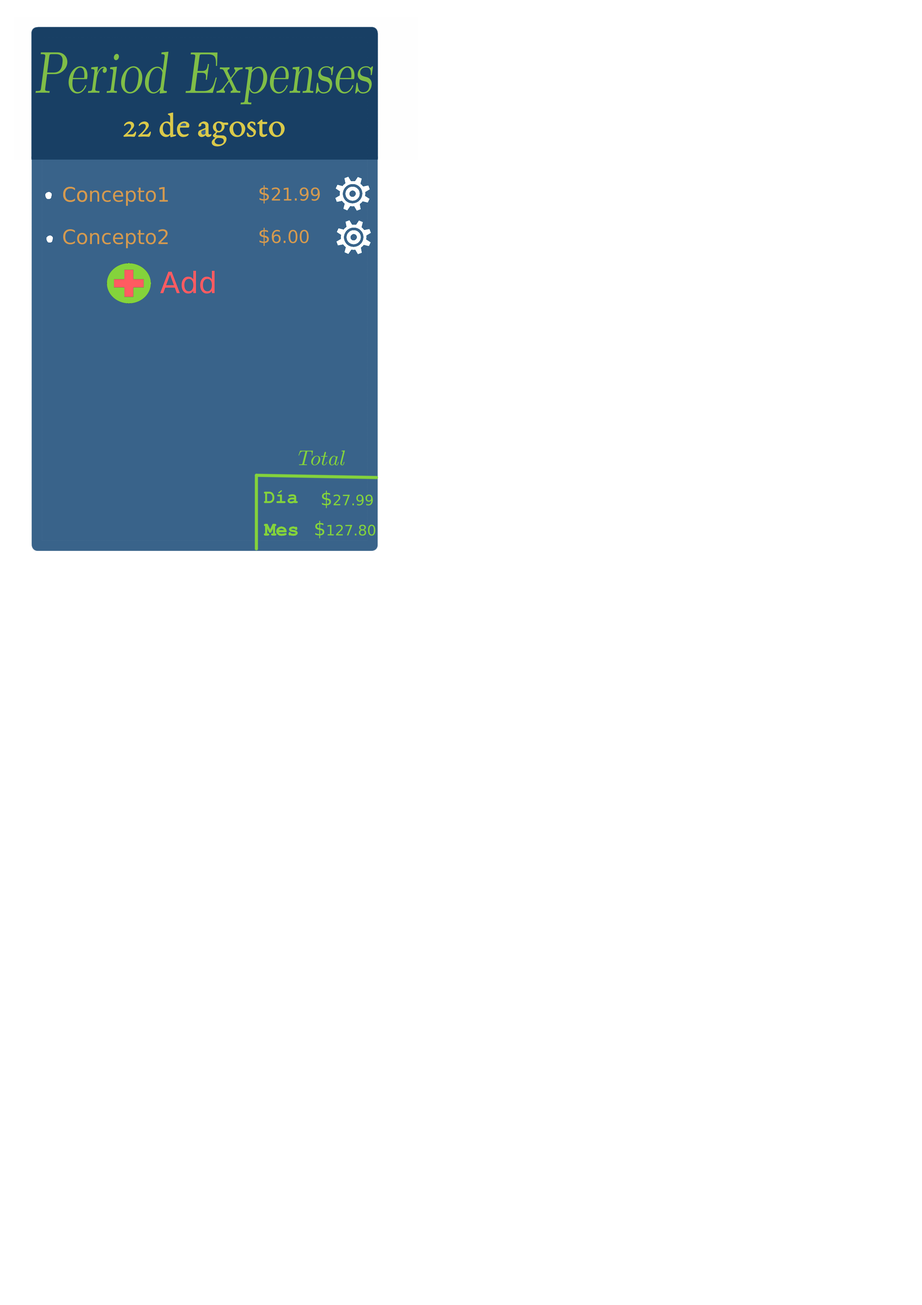
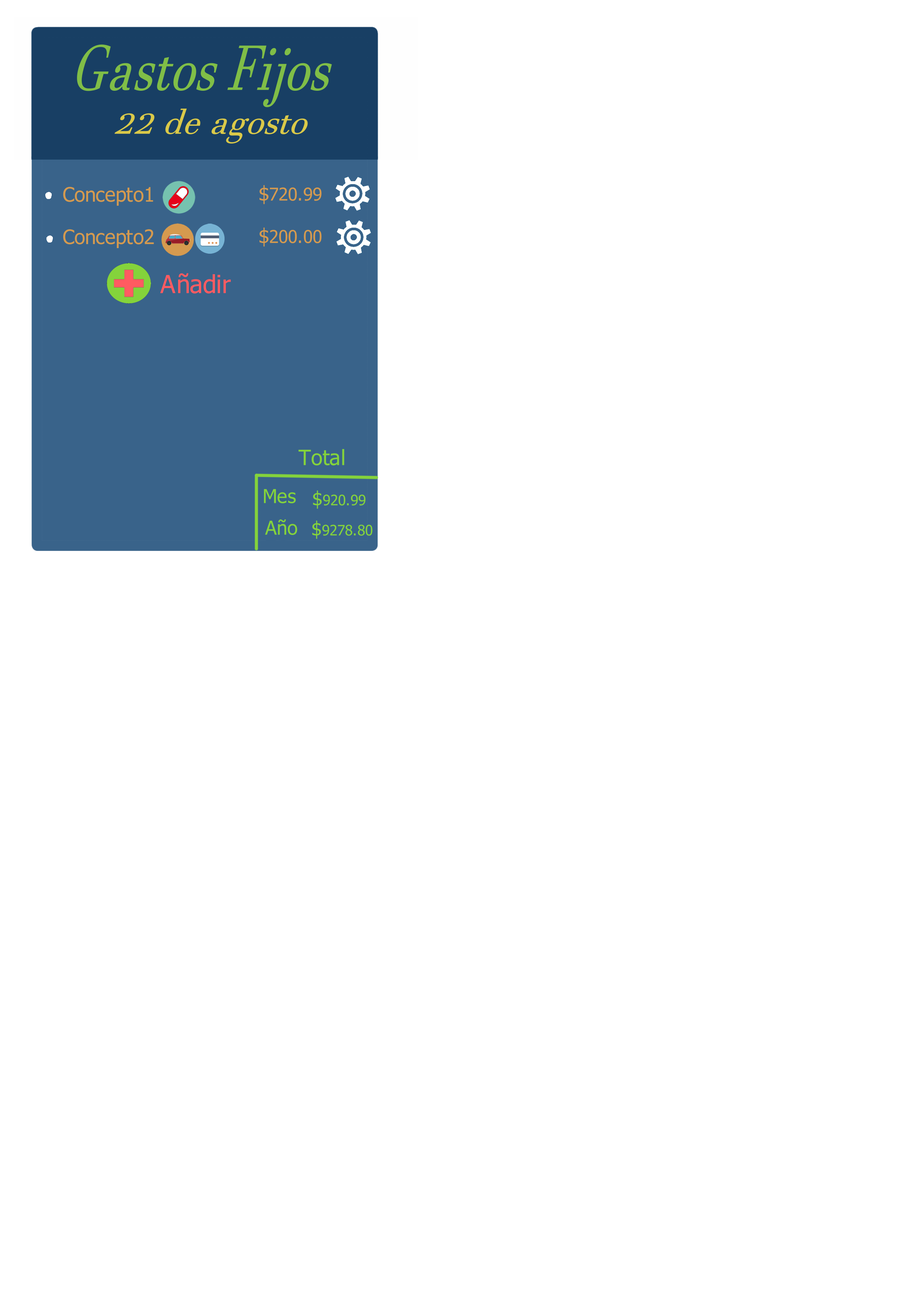
Before/after of a 922 x 1305 layered artwork. What changed in the layer stack:
added layer "1471829835_Doctors_2.png" above "1471829303_car.png" over [159, 180, 196, 214]
added layer "1471829303_car.png" above "1471829620_creditcard.png" over [145, 212, 217, 257]
added layer "1471829620_creditcard.png" above "Vector Layer 8" over [171, 200, 225, 272]
painted on "Layer 8(pasted)" (1st of 2) over [35, 44, 376, 541]
painted on "Layer 8(pasted)" (2nd of 2) over [35, 44, 376, 541]
painted on "Layer 1" over [35, 44, 376, 541]
